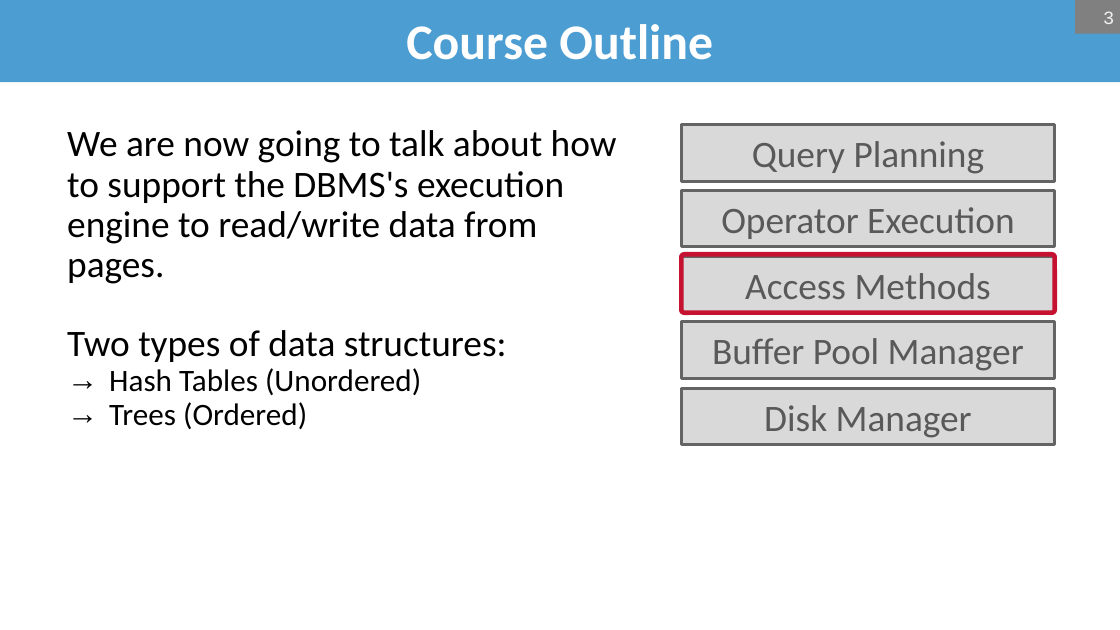
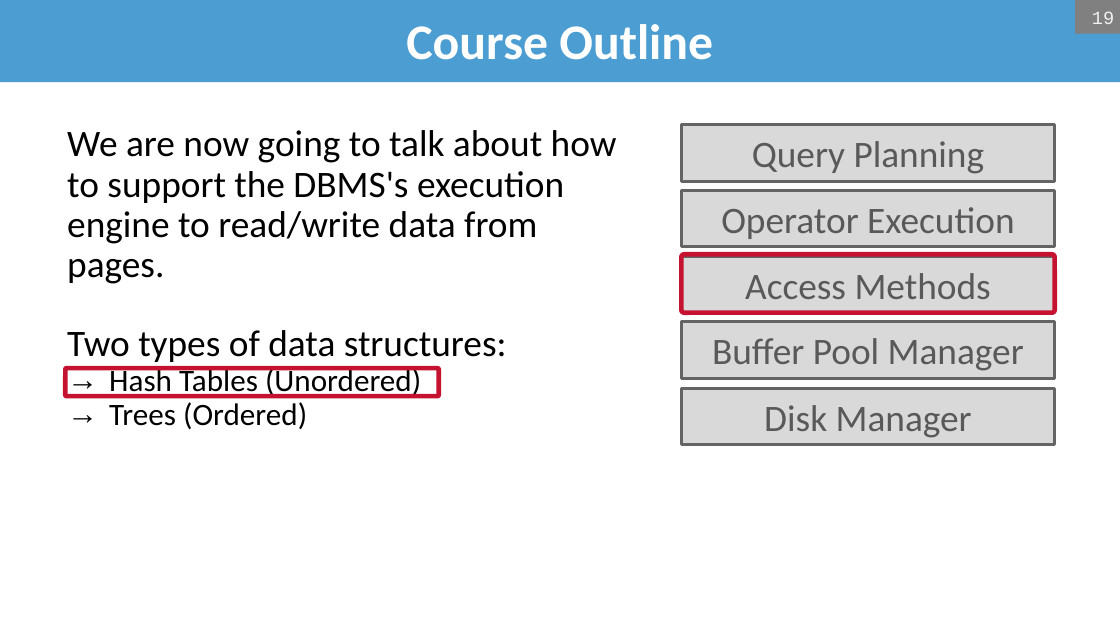
Before and after one commit to bsb20/bsb20.github.io, a slide deck: slide 19 of docs/421_f26/lectures/L09_hash_tables.pptx (slide 3 before the commit). Drawn at 1120x630 pixels with LibreOffice and Linux fonts; fonts in the diff are those of the drawing; background and template pictures are left out. Boxes give left, top, right and bottom in pixels: in the first picture for what was removed or moved away, otherwise in the second. Text is boxed around its words. In the diff, an @@ line names an element or a change of style, - is before the commit and + after.

```diff
--- a/docs/421_f26/lectures/L09_hash_tables.pptx
+++ b/docs/421_f26/lectures/L09_hash_tables.pptx
@@ page number at bbox=[1092, 11, 1114, 24]: text changed @@
-3
+19
@@ rounded rectangle added at bbox=[65, 368, 438, 396], outline #C41230 3 pt @@
```
Also in this commit, not shown: 18 other slides changed, 21 slides added, 1 other file.
